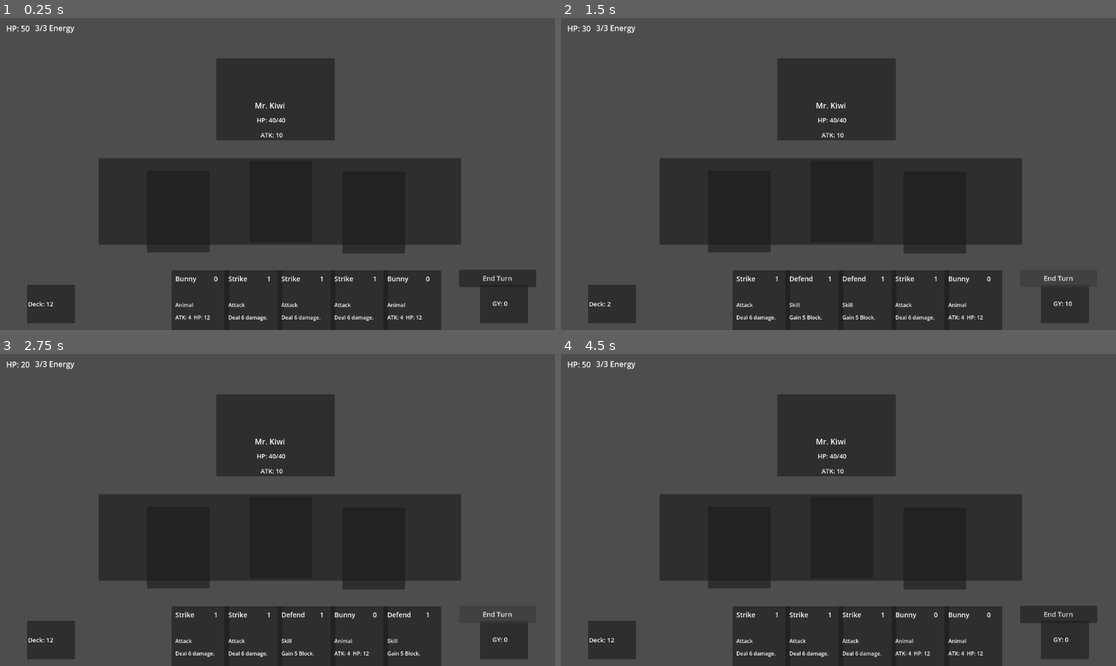
Above: before the commit, frames 1-4 (two rows, left to right).
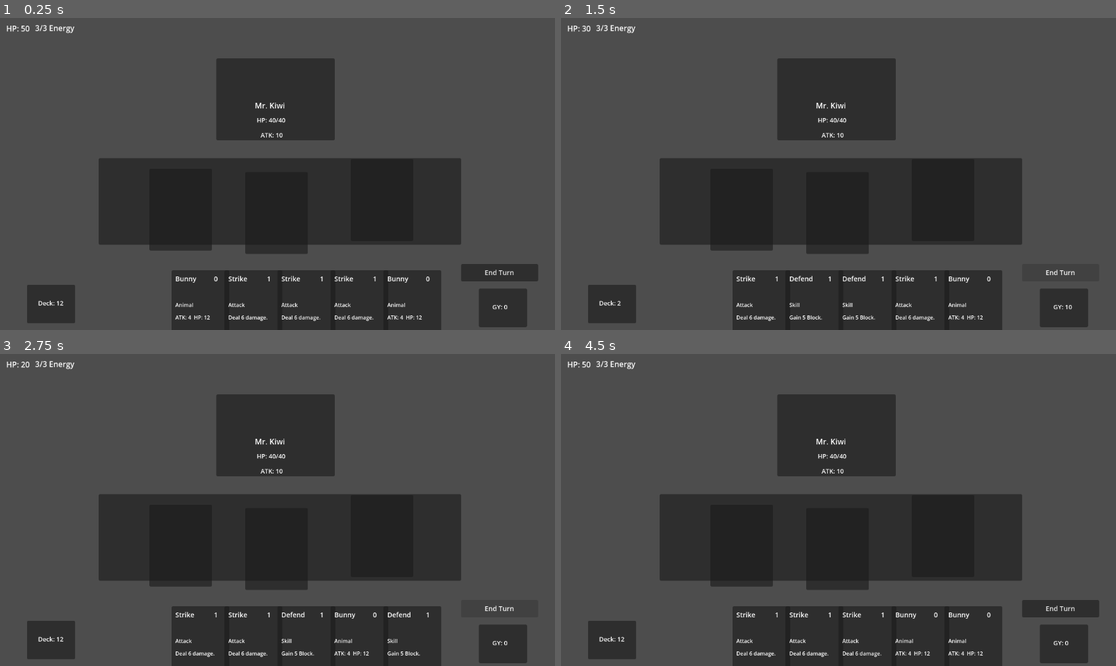
Above: after the commit, the same moments.

Repository: Master-Ong/baby-battle-bash
Game: Godot game, scene res://Scene/combat_scene.tscn
Two runs of this game, one before a commit and one after it. Both use one fixed random seed, a clock stepped at 60 frames per second and the inputs below.
Inputs (mouse positions are in pixels of both pictures, inside the frame that each line leads up to):
- Up to frame 1 (0.25 s): no input
- Up to frame 2 (1.5 s): click "End Turn" at 0.5 s; click "End Turn" at 1.25 s
- Up to frame 3 (2.75 s): click "End Turn" at 2 s
- Up to frame 4 (4.5 s): tap Enter at 2.75 s; drag from (760, 644) to (921, 644) at 2.77 s; tap Space at 3.5 s; drag from (816, 644) to (971, 644) at 3.52 s; click "Retry" at 4.25 s

The runs differ from the first frame. In frame 1, 1.6% of the frame differs, in the area x 5-97%, y 72-100%; in frame 2, 1.1%; in frame 3, 1.1%; in frame 4, 1.6%.

Commit message:
v1 Color and Word effects, field slot position fix

Diff:
--- a/Scene/combat_scene.tscn
+++ b/Scene/combat_scene.tscn
@@ -6,7 +6,7 @@
 size = Vector2(576, 123)
 
 [sub_resource type="RectangleShape2D" id="RectangleShape2D_zone"]
-size = Vector2(100, 80)
+size = Vector2(140, 77)
 
 [sub_resource type="RectangleShape2D" id="RectangleShape2D_s5ni7"]
 size = Vector2(78.25, 76.5)
@@ -30,10 +30,10 @@
 metadata/_edit_use_anchors_ = true
 
 [node name="HandZone_Area2D" type="Area2D" parent="." unique_id=904082719]
-position = Vector2(-66, 239)
+position = Vector2(-50, 231)
 
 [node name="Hand_CollisionShape2D" type="CollisionShape2D" parent="HandZone_Area2D" unique_id=671653038]
-position = Vector2(-30, 70)
+position = Vector2(9, 106)
 shape = SubResource("RectangleShape2D_nbkot")
 
 [node name="CanvasLayer" type="CanvasLayer" parent="." unique_id=124383908]
@@ -81,26 +81,26 @@
 text = "ATK: 8"
 
 [node name="DeckLabel" type="Label" parent="CanvasLayer" unique_id=299698568]
-offset_left = 58.0
-offset_top = 585.0
-offset_right = 178.0
-offset_bottom = 609.0
+offset_left = 79.0
+offset_top = 583.0
+offset_right = 199.0
+offset_bottom = 607.0
 theme_override_font_sizes/font_size = 13
 text = "Deck: 14"
 
 [node name="GraveyardLabel" type="Label" parent="CanvasLayer" unique_id=679966139]
 offset_left = 1022.0
-offset_top = 584.0
+offset_top = 591.0
 offset_right = 1142.0
-offset_bottom = 608.0
+offset_bottom = 615.0
 theme_override_font_sizes/font_size = 13
 text = "GY: 0"
 
 [node name="EndTurnButton" type="Button" parent="CanvasLayer" unique_id=1792288462]
-offset_left = 953.0
-offset_top = 523.0
-offset_right = 1113.0
-offset_bottom = 559.0
+offset_left = 957.0
+offset_top = 511.0
+offset_right = 1117.0
+offset_bottom = 547.0
 theme_override_font_sizes/font_size = 14
 text = "End Turn"
 
@@ -129,41 +129,44 @@
 offset_bottom = 80.0
 
 [node name="GraveyardZone" type="Area2D" parent="DG_Node2D" unique_id=1705026824]
-position = Vector2(420, 230)
+position = Vector2(412, 224)
 
 [node name="GraveyardZoneShape" type="CollisionShape2D" parent="DG_Node2D/GraveyardZone" unique_id=2128233533]
+position = Vector2(39, 61)
 shape = SubResource("RectangleShape2D_zone")
 
 [node name="GraveyardPanel" type="Panel" parent="DG_Node2D/GraveyardZone" unique_id=130081156]
-offset_right = 100.0
-offset_bottom = 80.0
+offset_left = 6.0
+offset_top = 14.0
+offset_right = 106.0
+offset_bottom = 94.0
 
 [node name="PlayerField_Node2D" type="Node2D" parent="." unique_id=120861347]
 
 [node name="CardSlot1_Area2D" type="Area2D" parent="PlayerField_Node2D" unique_id=1707097618]
-position = Vector2(-203, 53)
+position = Vector2(-204, 58)
 
 [node name="Slot1Collision" type="CollisionShape2D" parent="PlayerField_Node2D/CardSlot1_Area2D" unique_id=439651159]
 shape = SubResource("RectangleShape2D_s5ni7")
 
 [node name="SlotPanel1" type="Panel" parent="PlayerField_Node2D/CardSlot1_Area2D" unique_id=1743195508]
-offset_left = -71.0
-offset_top = -87.0
-offset_right = 59.0
-offset_bottom = 83.0
+offset_left = -66.0
+offset_top = -91.0
+offset_right = 64.0
+offset_bottom = 79.0
 metadata/_edit_use_anchors_ = true
 
 [node name="CardSlot2_Area2D" type="Area2D" parent="PlayerField_Node2D" unique_id=1393293509]
-position = Vector2(0, 80)
+position = Vector2(0, 53)
 
 [node name="Slot2Collision" type="CollisionShape2D" parent="PlayerField_Node2D/CardSlot2_Area2D" unique_id=18493470]
 shape = SubResource("RectangleShape2D_s5ni7")
 
 [node name="SlotPanel2" type="Panel" parent="PlayerField_Node2D/CardSlot2_Area2D" unique_id=805417087]
-offset_left = -58.0
-offset_top = -108.0
-offset_right = 72.0
-offset_bottom = 62.0
+offset_left = -67.0
+offset_top = -84.0
+offset_right = 63.0
+offset_bottom = 86.0
 metadata/_edit_use_anchors_ = true
 
 [node name="CardSlot3_Area2D" type="Area2D" parent="PlayerField_Node2D" unique_id=1109166814]
@@ -173,10 +176,10 @@
 shape = SubResource("RectangleShape2D_s5ni7")
 
 [node name="SlotPanel3" type="Panel" parent="PlayerField_Node2D/CardSlot3_Area2D" unique_id=788641041]
-offset_left = -65.0
-offset_top = -85.0
-offset_right = 65.0
-offset_bottom = 85.0
+offset_left = -48.0
+offset_top = -111.0
+offset_right = 82.0
+offset_bottom = 59.0
 metadata/_edit_use_anchors_ = true
 
 [node name="MobContainerNode2D" type="Node2D" parent="." unique_id=2051815598]
--- a/Scripts/gamer_manager_node.gd
+++ b/Scripts/gamer_manager_node.gd
@@ -402,36 +402,23 @@
 # Cards are children of PlayerField_Node2D in world space.
 # Slot 0 → Vector2(-200, 0), Slot 1 → Vector2(0, 0), Slot 2 → Vector2(200, 0).
 func spawn_field_visuals():
-	var root = get_tree().root.get_node("CombatScene")
-	var slot_nodes = [
-		root.get_node("PlayerField_Node2D/CardSlot1_Area2D"),
-		root.get_node("PlayerField_Node2D/CardSlot2_Area2D"),
-		root.get_node("PlayerField_Node2D/CardSlot3_Area2D"),
-	]
-	for slot in slot_nodes:
-		for child in slot.get_children():
-			if child.name != "SlotPanel1" and child.name != "SlotPanel2" \
-					and child.name != "SlotPanel3" and child.name != "Slot1Collision" \
-					and child.name != "Slot2Collision" and child.name != "Slot3Collision":
-				child.queue_free()
-
 	for visual in field_visuals:
 		visual.queue_free()
 	field_visuals.clear()
 
-	var field_node    = get_tree().root.get_node("CombatScene/PlayerField_Node2D")
+	var field_node = get_tree().root.get_node("CombatScene/PlayerField_Node2D")
 	var slot_positions = {
 		0: Vector2(-200, 0),
 		1: Vector2(0, 0),
 		2: Vector2(200, 0),
 	}
 
-	for i in field_slots:
-		if field_slots[i] != null:
+	for slot_key in field_slots:
+		if field_slots[slot_key] != null:
 			var card_node = CardScene.instantiate()
 			field_node.add_child(card_node)
-			card_node.setup(field_slots[i])
-			card_node.position = slot_positions[i]
+			card_node.setup(field_slots[slot_key])
+			card_node.position = slot_positions[slot_key]
 			field_visuals.append(card_node)
 
 
@@ -480,34 +467,47 @@
 	update_hud()
 
 
-# Play a skill card: spend energy, add effect_value to player_defense, send to graveyard.
+# Play a skill card: spend energy, apply effect, send to graveyard.
 func play_skill_card(card, card_visual):
 	if not can_play_card(card):
 		print("Not enough energy")
 		return
 	spend_energy(card.energy_cost)
-	player_defense += card.effect_value
-	print("Gained " + str(card.effect_value) + " block")
 	graveyard.append(card)
 	hand.erase(card)
 	hand_visuals.erase(card_visual)
 	card_visual.queue_free()
-	update_hud()
-
-
-# Play a color or word card: spend energy, buff all field animals, send to graveyard.
+	if card.card_name == "Run Away":
+		draw_cards(1)
+		update_hud()
+	else:
+		player_defense += card.effect_value
+		print("Gained " + str(card.effect_value) + " block")
+		update_hud()
+
+
+# Play a color or word card: spend energy, apply effect, send to graveyard.
 func play_color_or_word_card(card, card_visual):
 	if not can_play_card(card):
 		print("Not enough energy")
 		return
 	spend_energy(card.energy_cost)
-	for animal in get_field_animals():
-		animal.animal_atk += card.effect_value
 	graveyard.append(card)
 	hand.erase(card)
 	hand_visuals.erase(card_visual)
 	card_visual.queue_free()
-	update_hud()
+	if card.card_name == "Blue":
+		draw_cards(1)
+		update_hud()
+	elif card.card_name == "Green":
+		player_hp = min(player_hp + card.effect_value, 50)
+		print("Healed ", card.effect_value, " HP — HP: ", player_hp)
+		update_hud()
+	else:
+		for animal in get_field_animals():
+			animal.animal_atk += card.effect_value
+		spawn_field_visuals()
+		update_hud()
 
 
 # =====================================================================
--- a/Scripts/reward_screen.gd
+++ b/Scripts/reward_screen.gd
@@ -116,7 +116,7 @@
 	blue.card_type        = CardClass.CardType.COLOR
 	blue.energy_cost      = 1
 	blue.effect_value     = 1
-	blue.card_description = "Buff field animals +1 ATK"
+	blue.card_description = "Draw 1 card."
 	color_pool.append(blue)
 
 	var red = CardClass.new()
@@ -131,8 +131,8 @@
 	green.card_name        = "Green"
 	green.card_type        = CardClass.CardType.COLOR
 	green.energy_cost      = 1
-	green.effect_value     = 1
-	green.card_description = "Buff field animals +1 ATK"
+	green.effect_value     = 3
+	green.card_description = "Heal 3 HP."
 	color_pool.append(green)
 
 	# --- Word pool ---
@@ -160,7 +160,7 @@
 	run_away.card_type        = CardClass.CardType.SKILL
 	run_away.energy_cost      = 1
 	run_away.effect_value     = 2
-	run_away.card_description = "Gain 2 Block. Draw feel."
+	run_away.card_description = "Draw 1 card."
 	word_pool.append(run_away)
 
 	var bite = CardClass.new()
Not shown, changed: prompt.txt
Not shown, changed: BABY_BATTLE_BASH_MASTER.md
